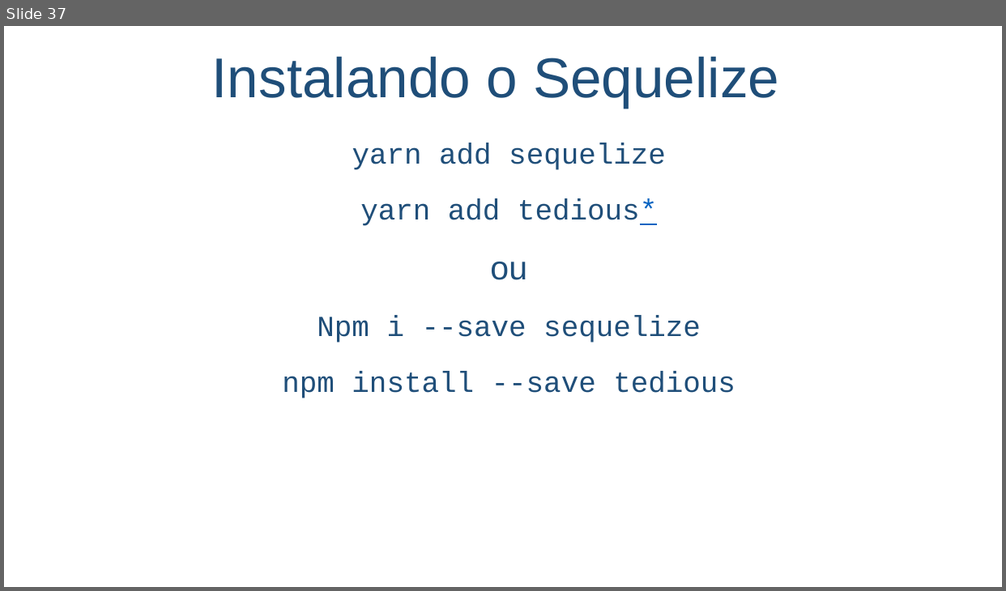
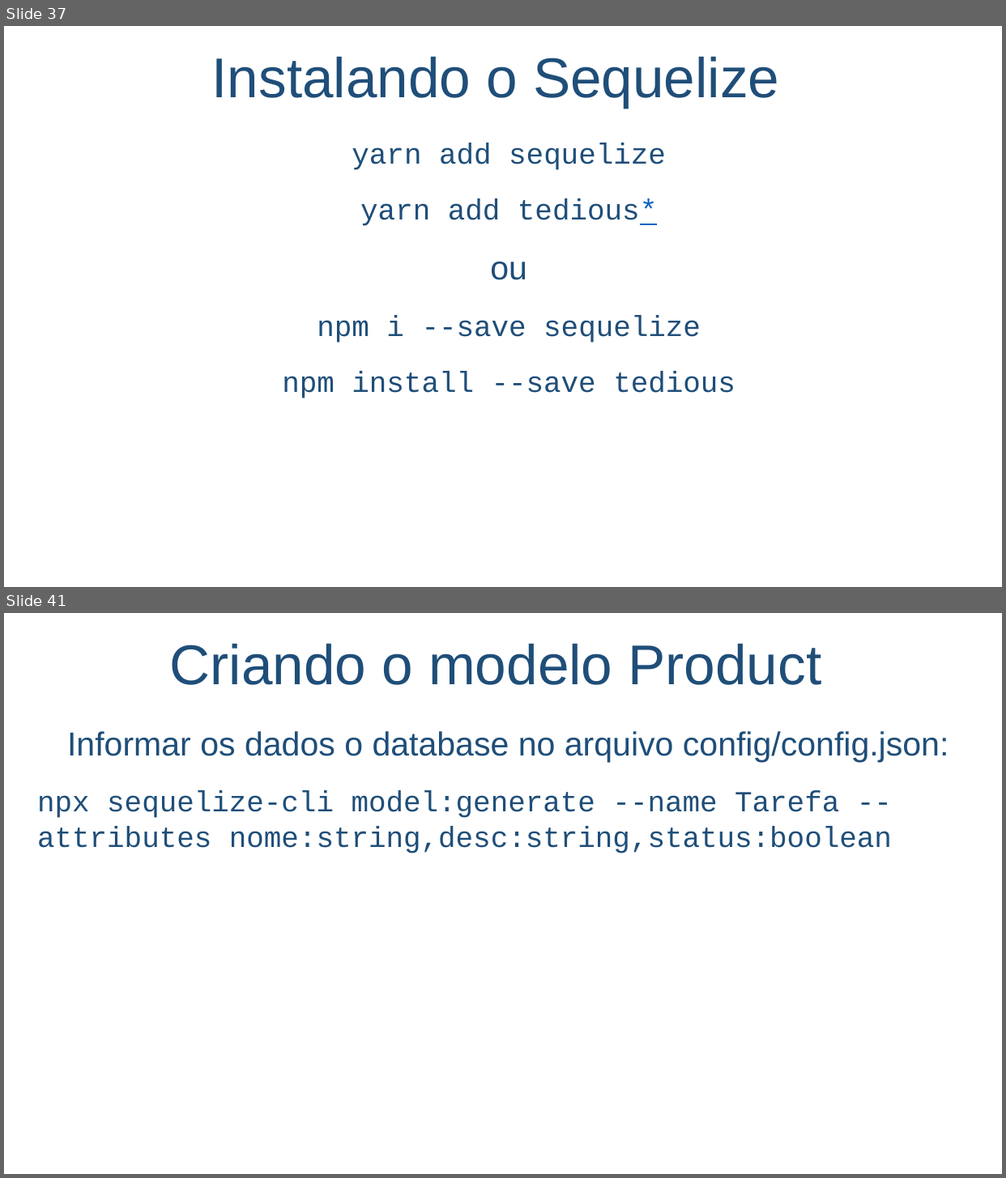
Before and after one commit to salmo-jr/public-slides, a slide deck: node-js.pptx. Shown one above the other, each under a label of ours: slide 37 before the commit, slides 37 and 41 after it; the slides between them are not shown. The pictures are 1006x591 and 1006x1178 pixels, drawn with LibreOffice and Linux fonts; fonts in the diff are those of the drawing; background and template pictures are left out. Boxes give left, top, right and bottom in pixels: in the first picture for what was removed or moved away, otherwise in the second. Text is boxed around its words. In the diff, an @@ line names an element or a change of style, - is before the commit and + after.

```diff
--- a/node-js.pptx
+++ b/node-js.pptx
@@ slide 41 added at <box>4,613,1002,1174</box>, background picture (left out) @@
@@ text added at <box>170,643,822,685</box>, 54 pt, text #1F4E79 @@
+Criando o modelo Product
@@ text added at <box>37,731,949,854</box>, 28 pt, text #1F4E79 @@
+Informar os dados o database no arquivo config/config.json:
+npx sequelize-cli model:generate --name Tarefa --attributes nome:string,desc:string,status:boolean
@@ slide 37 changed as well @@
@@ text at <box>317,316,701,343</box>: text changed @@
-Npm i --save sequelize
+npm i --save sequelize
```
Also in this commit, not shown: 3 other slides changed, 3 other slides added.
